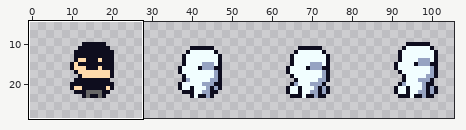
Sprite sheet: Atoman and the Doomsday Clock/Assets/Assets/Characters/Goon/BlackGoonIdle.png. Above, an overview of the earlier version with the close-up marked.
Close-up. Old version:
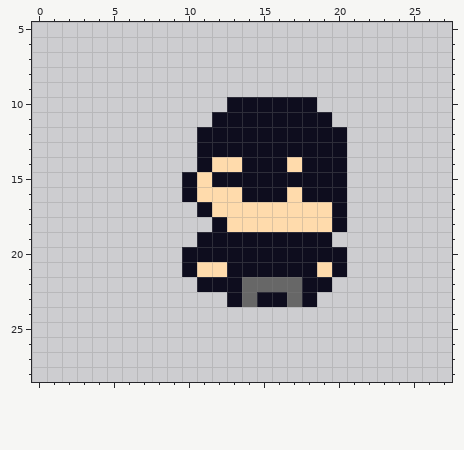
The file is 113x34 pixels. Shown: x 0..27, y 5..28. The wide view leaves out empty margins.
And afterwards:
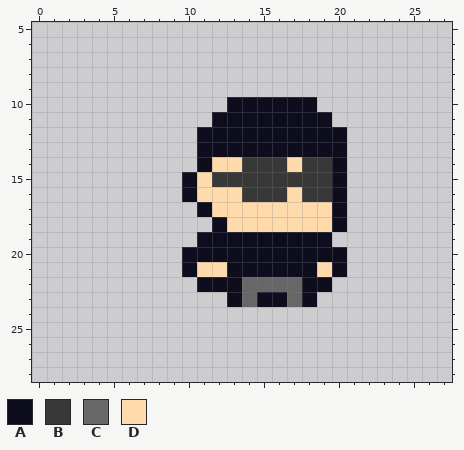
Palette (. is transparent): A #0e0d1e  B #383838  C #676767  D #ffdbac
From old to new:
@@ x 10..21 @@
 13 .AAAAAAAAAA.
-14 .ADDAAADAAA.
-15 ADAAAAAAAAA.
-16 ADDDAAADAAA.
+14 .ADDBBBDBBA.
+15 ADBBBBBBBBA.
+16 ADDDBBBDBBA.
 17 .ADDDDDDDDA.
